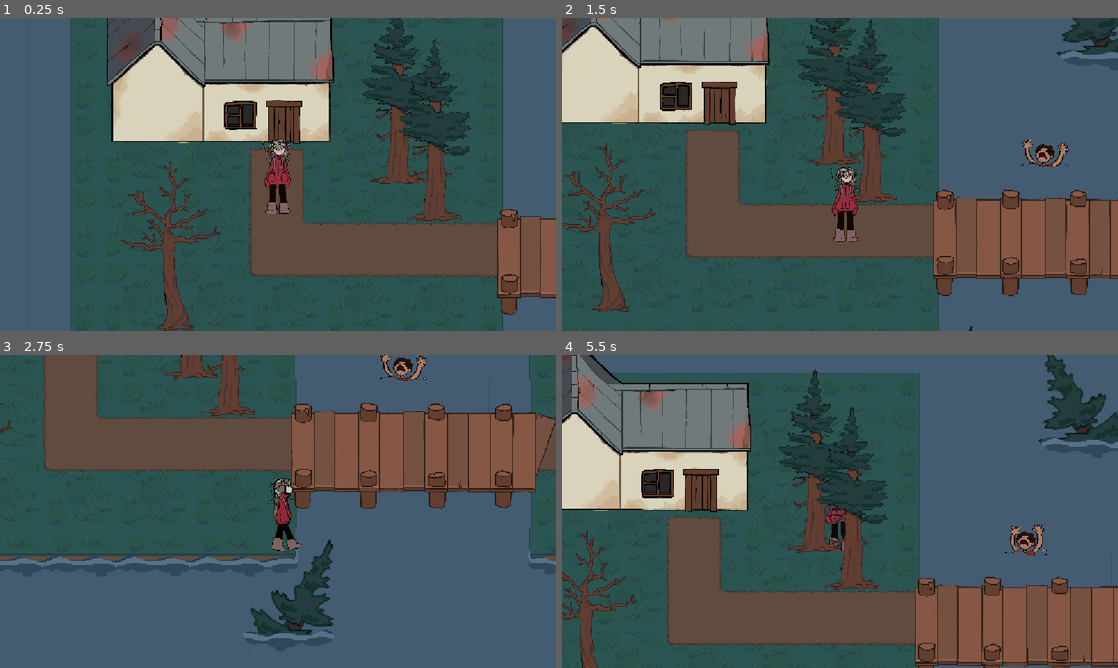
Above: before the commit, frames 1-4 (two rows, left to right).
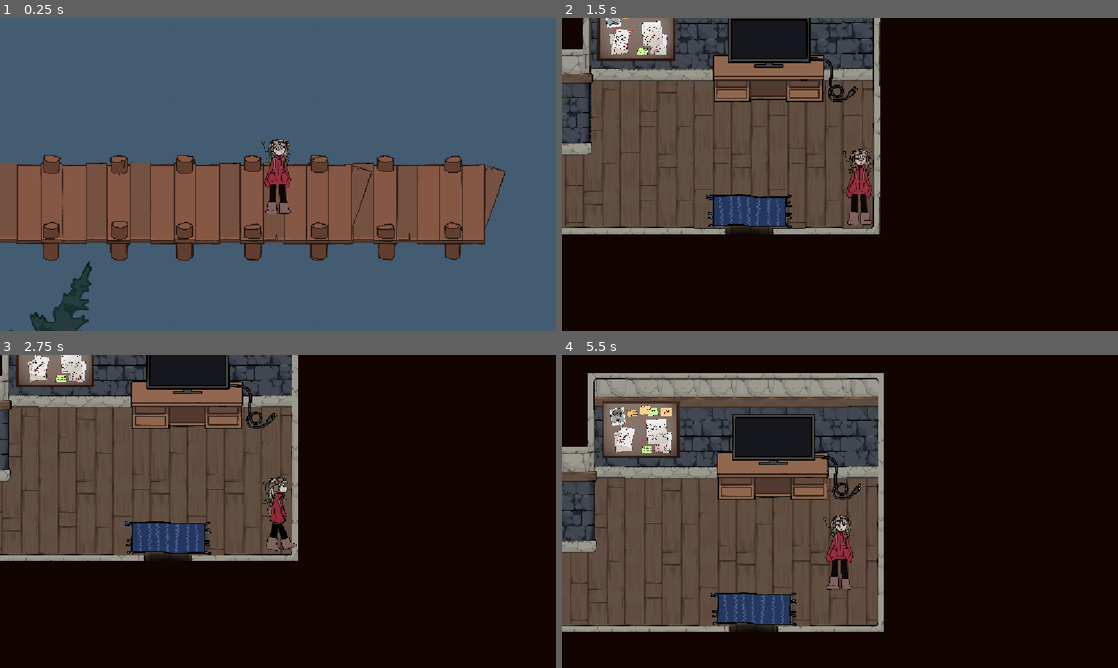
Above: after the commit, the same moments.

Repository: Jiwwie/gymnasiearbete
Game: Godot game, scene res://scenes/rooms/outside.tscn
The game is run twice, just before and just after one commit, with the same random seed, the same clock (stepped at 60 frames per second) and the same inputs. This scene is started directly instead of the project's main scene. The engine's default icon, where the game draws it, is replaced by a stand-in: a white triangle on a blue panel in a dark square.
Inputs:
- Up to frame 1 (0.25 s): no input
- Up to frame 2 (1.5 s): tap Enter (ui_accept) at 0.5, 0.77 s; hold D (move_right) 0.53-1.28 s; tap E (interact) at 0.6, 1.35 s; hold S (move_down) from 1.28 s (still down)
- Up to frame 3 (2.75 s): tap Enter (ui_accept) at 1.52 s; release S (move_down) at 2.03 s; hold D (move_right) from 2.03 s (still down); tap E (interact) at 2.1 s
- Up to frame 4 (5.5 s): release D (move_right) at 2.78 s; hold W (move_up) 2.78-3.53 s; tap E (interact) at 2.85, 3.5, 3.6, 4.35, 5.1 s; tap Enter (ui_accept) at 3.02, 3.77, 4.52 s; hold A (move_left) 3.53-5.03 s; hold S (move_down) from 5.03 s (still down)

The runs differ from the first frame. In frame 1, 81% of the frame differs, in the area x 0-100%, y 0-100%; in frame 2, 93%; in frame 3, 90%; in frame 4, 90%.

Commit message:
Update player and spawn positions, add bridge signal
Moved the Player and Spawn nodes to new positions in outside.tscn to adjust their starting locations. Added a body_entered signal connection to the bridge.tscn scene for collision handling.

Diff:
--- a/scenes/environment/exits/bridge.tscn
+++ b/scenes/environment/exits/bridge.tscn
@@ -10,3 +10,5 @@
 
 [node name="CollisionShape2D" type="CollisionShape2D" parent="."]
 shape = SubResource("RectangleShape2D_507x1")
+
+[connection signal="body_entered" from="." to="." method="_on_body_entered"]
--- a/scenes/rooms/outside.tscn
+++ b/scenes/rooms/outside.tscn
@@ -127,7 +127,7 @@
 [node name="Player" parent="Environment" instance=ExtResource("1_4fdg3")]
 unique_name_in_owner = true
 y_sort_enabled = true
-position = Vector2(-206, -18)
+position = Vector2(1850, -2)
 
 [node name="EnvironmentLayer1" type="TileMapLayer" parent="Environment"]
 y_sort_enabled = true
@@ -137,7 +137,7 @@
 
 [node name="Spawn" type="Marker2D" parent="." groups=["spawn"]]
 unique_name_in_owner = true
-position = Vector2(1763, 44)
+position = Vector2(-198, -8)
 
 [node name="EnterHome" parent="." instance=ExtResource("3_exfpn")]
 position = Vector2(-198, -93)
